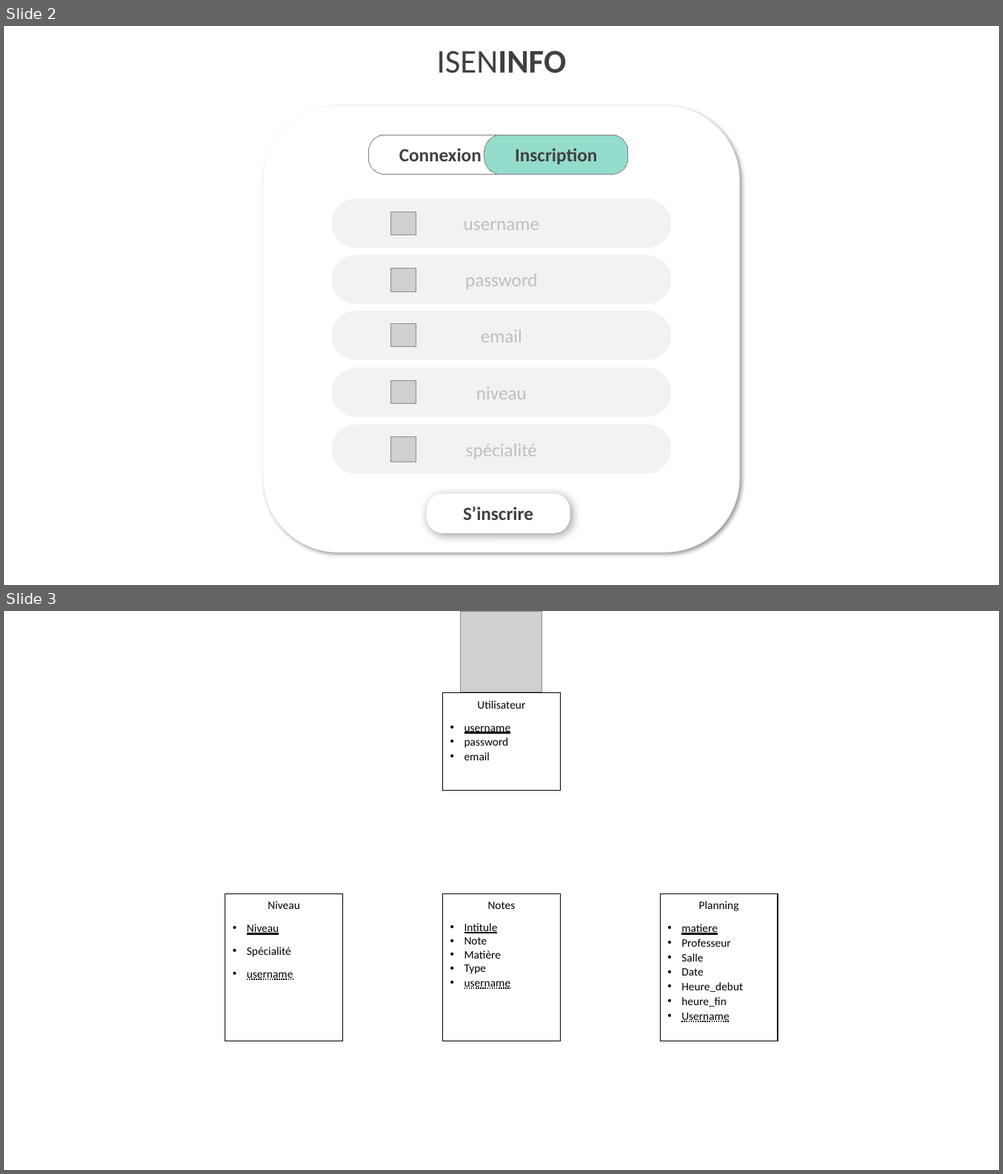
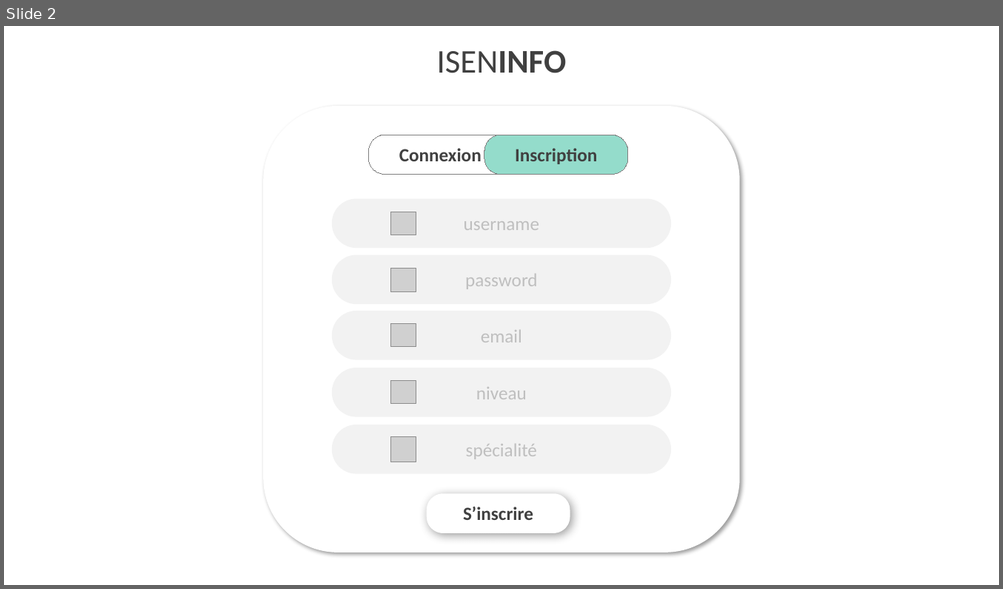
Before and after one commit to hugodemenez/isen-student-portal, a slide deck: presentation/Structure_Projet.pptx. Shown one above the other, each under a label of ours: slides 2 and 3 before the commit, slide 2 after it. The pictures are 1003x1174 and 1003x589 pixels, drawn with LibreOffice and Linux fonts; fonts in the diff are those of the drawing; grey boxes stand for pictures. Boxes give left, top, right and bottom in pixels: in the first picture for what was removed or moved away, otherwise in the second. Text is boxed around its words. In the diff, an @@ line names an element or a change of style, - is before the commit and + after.

```diff
--- a/presentation/Structure_Projet.pptx
+++ b/presentation/Structure_Projet.pptx
@@ slide 3 removed at (4,611,999,1170), background #FFFFFF @@
@@ picture removed at (461,611,542,692) @@
@@ rectangle removed at (443,693,560,791) @@
-Utilisateur
-• username
-• password
-• email
@@ rectangle removed at (225,894,343,1042) @@
-Niveau
-• Niveau
-• Spécialité
-• username
@@ rectangle removed at (443,894,560,1042) @@
-Notes
-• Intitule
-• Note
-• Matière
-• Type
-• username
@@ rectangle removed at (660,894,777,1042) @@
-Planning
-• matiere
-• Professeur
-• Salle
-• Date
-• Heure_debut
-• heure_fin
-• Username
```
Also in this commit, not shown: 1 slide changed, 1 slide added, 4 other files.
